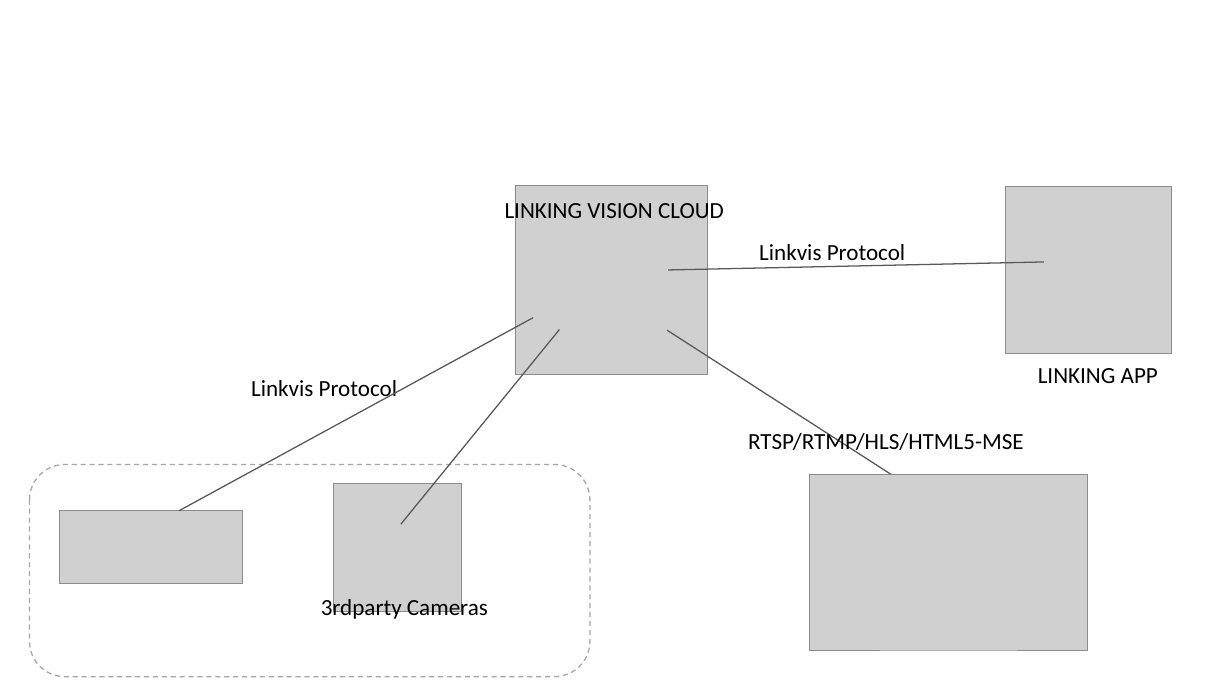
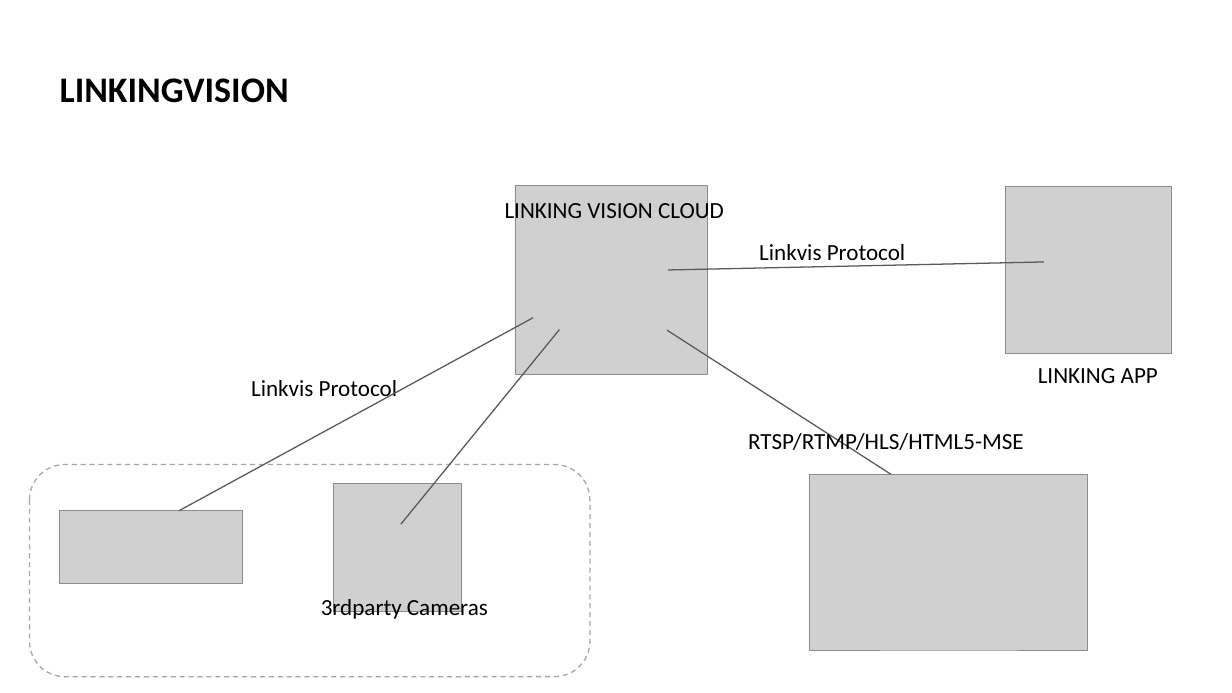
Before and after one commit to duzhanyuan/linkingvision, a slide deck: slide 1 of doc/linkingvision.pptx. Drawn at 1232x693 pixels with LibreOffice and Linux fonts; fonts in the diff are those of the drawing; grey boxes stand for pictures. Boxes give left, top, right and bottom in pixels: in the first picture for what was removed or moved away, otherwise in the second. Text is boxed around its words. In the diff, an @@ line names an element or a change of style, - is before the commit and + after.

```diff
--- a/doc/linkingvision.pptx
+++ b/doc/linkingvision.pptx
@@ text added at bbox=[60, 78, 289, 103], 28 pt, text #000000, bold @@
+LINKINGVISION
```
Also in this commit, not shown: 1 other file.
